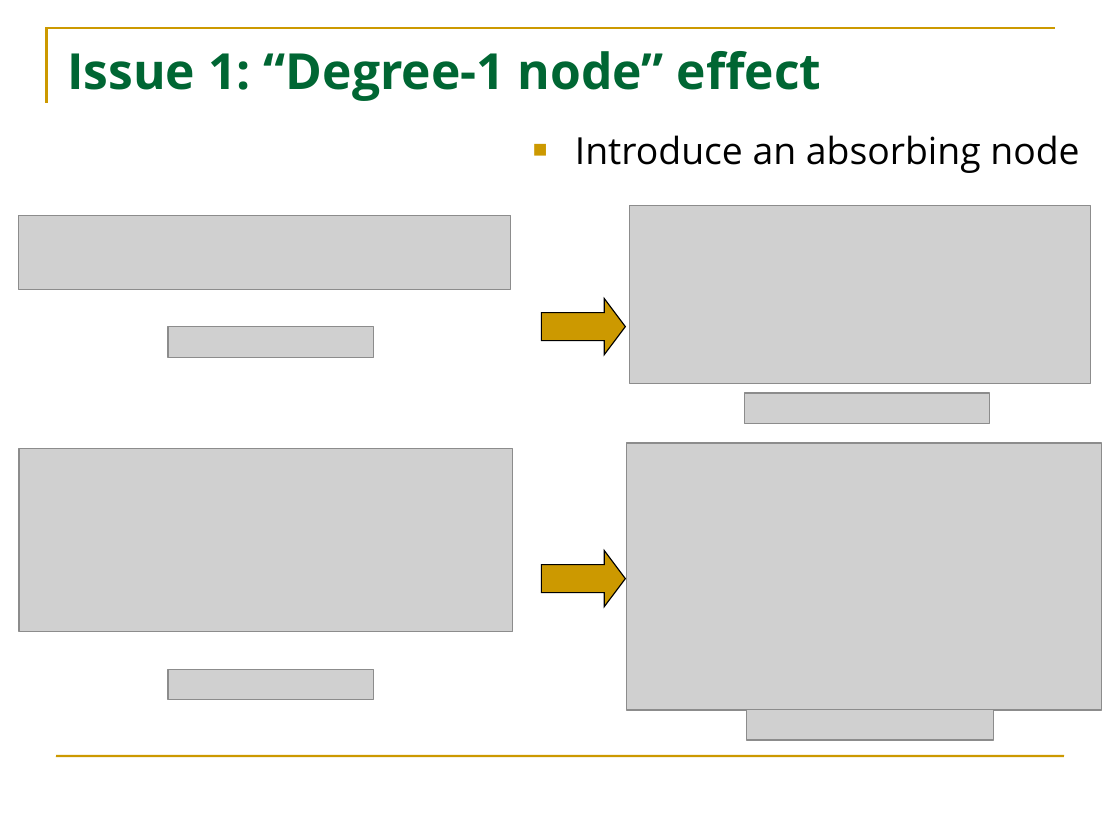
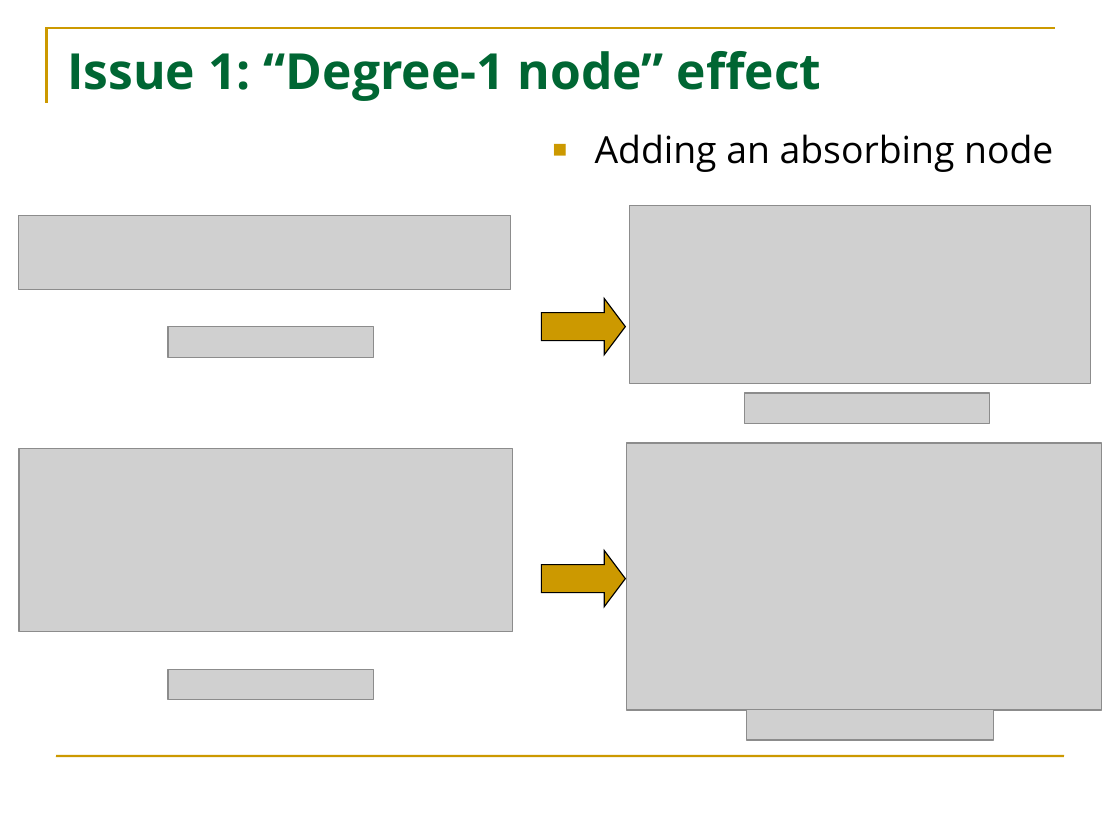
Before and after one commit to HuanSGT/rw-dir-prox, a slide deck: slide 10 of Random Walk based Proximity Measures in Directed Graphs.pptx. Drawn at 1120x840 pixels with LibreOffice and Linux fonts; fonts in the diff are those of the drawing; grey boxes stand for pictures. Boxes give left, top, right and bottom in pixels: in the first picture for what was removed or moved away, otherwise in the second. Text is boxed around its words. In the diff, an @@ line names an element or a change of style, - is before the commit and + after.

```diff
--- a/Random Walk based Proximity Measures in Directed Graphs.pptx
+++ b/Random Walk based Proximity Measures in Directed Graphs.pptx
@@ text at box(595, 134, 1053, 172): text changed @@
-■ Introduce an absorbing node
+■ Adding an absorbing node
```
Also in this commit, not shown: 9 other slides changed.
